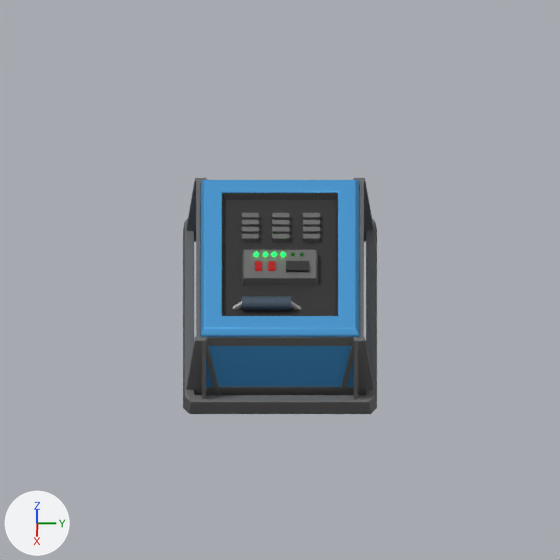
Two versions of the Blender file dev/charger-processor.blend, one commit apart.
One viewpoint serves both versions: the file's camera 'Camera'. The axes (+X, +Y, +Z) are drawn at lower left. The lights are the same throughout.

Names of what the first picture shows: 'base', 'battery', 'bed', 'blink on', 'box', 'button', 'capacitor', 'capacitor hold', 'display', 'display small', 'scaffold'.
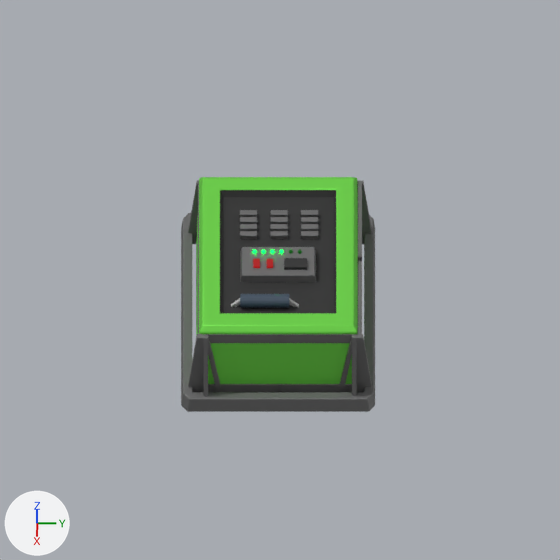
Edits to the bpy script that builds the scene:
```text
Change me_cube:
    where me_cube.from_pydata(...)  # 20 vertices, 16 faces; spans x -0.88..0.88, y -0.88..0.88, z 0.03..0.83
    used by ob_box; location = (0.0, 0.0, 0.0); scale = (1.15, 0.83, 1.0)
    remove me_cube.materials.append(mat_blue)  # blue #4ea5e3
    me_cube part 1: the whole mesh is moved by (-0.03, -0.02, 0.0)
    add me_cube.materials.append(mat_green)  # green #76e34e
Change me_cube_001:
    where me_cube_001.from_pydata(...)  # 24 vertices, 16 faces; spans x -1.04..1.04, y -1.04..1.04, z 0.0..0.14
    used by ob_base; location = (0.0, 0.0, 0.0); scale = (1.16, 0.836, 1.0)
    me_cube_001 part 2: the whole mesh is moved by (-0.03, -0.02, 0.0)
Change me_cube_002:
    where me_cube_002.from_pydata(...)  # 48 vertices, 38 faces; spans x 0.0..1.176, y 0.0..0.853, z 0.0..0.763
    used by ob_scaffold; location = (0.0, 0.0, 0.0)
    me_cube_002 part 3: the whole mesh is moved by (-0.033, -0.016, 0.0)
Change me_cube_004:
    where me_cube_004.from_pydata(...)  # 12 vertices, 10 faces; spans x -1.0..1.0, y -1.0..1.0, z 0.0..1.0
    used by ob_bed; location = (0.0, 0.0, 0.3); scale = (0.781, 0.518, 0.518)
    me_cube_004 part 4: the whole mesh is moved by (-0.04, -0.03, 0.58)
Change me_cube_005:
    where me_cube_005.from_pydata(...)  # 8 vertices, 6 faces; spans x -1.0..1.0, y -1.0..1.0, z -1.0..1.0
    used by ob_display; location = (0.14, 0.0, 0.8); scale = (0.19, 0.341, 0.0437)
    me_cube_005 part 5: the whole mesh is moved by (0.57, -0.05, 18.33)
Change me_cube_006:
    where me_cube_006.from_pydata(...)  # 8 vertices, 6 faces; spans x -0.05..0.05, y -0.0422..0.0171, z 0.0193..0.0548
    used by ob_button; location = (0.18, -0.18, 0.81)
    me_cube_006 part 6: the whole mesh is moved by (0.1437, -0.197, 0.8102)
Change me_sphere:
    where me_sphere.from_pydata(...)  # 26 vertices, 32 faces; spans x -0.02..0.02, y -0.02..0.02, z -0.02..0.02
    used by ob_blink_on; location = (0.03, -0.21, 0.85)
    me_sphere part 7: the whole mesh is moved by (-0.0059, -0.2277, 0.8534)
Change me_cube_009:
    where me_cube_009.from_pydata(...)  # 8 vertices, 6 faces; spans x -1.0..1.0, y -1.0..1.0, z -1.0..1.0
    used by ob_display_small; location = (0.19, 0.16, 0.81); scale = (0.0586, 0.102, 0.0586)
    me_cube_009 part 8: the whole mesh is moved by (2.64, 1.38, 13.89)
Change me_cube_010:
    where me_cube_010.from_pydata(...)  # 8 vertices, 6 faces; spans x -1.0..1.0, y -1.0..1.0, z -1.0..1.0
    used by ob_battery; location = (-0.51, -0.27, 0.78); scale = (0.0291, 0.076, 0.0291)
    me_cube_010 part 9: the whole mesh is moved by (-18.56, -3.71, 26.92)
Change me_cylinder_001:
    where me_cylinder_001.from_pydata(...)  # 32 vertices, 18 faces; spans x -0.02..0.02, y -0.02..0.02, z -0.22..0.22
    used by ob_capacitor; location = (0.62, -0.12, 0.83); rotation_euler = (1.571, 0.0, 0.0), in degrees (90, 0, 0); scale = (3.09, 3.09, 1.0)
    me_cylinder_001 part 10: the whole mesh is moved by (0.19, 0.267, 0.136)
Change ob_bed:
    ob_bed.location: (0.0, 0.0, 0.3) -> (0.0, 0.0, 0.0)
Change ob_display:
    ob_display.location: (0.14, 0.0, 0.8) -> (0.0, 0.0, 0.0)
Change ob_blink_on:
    ob_blink_on.location: (0.03, -0.21, 0.85) -> (0.0, 0.0, 0.0)
Change ob_display_small:
    ob_display_small.location: (0.19, 0.16, 0.81) -> (0.0, 0.0, 0.0)
Change ob_battery:
    ob_battery.location: (-0.51, -0.27, 0.78) -> (0.0, 0.0, 0.0)
Change ob_capacitor:
    ob_capacitor.location: (0.62, -0.12, 0.83) -> (0.0, 0.0, 0.0)
```

Boxes [x1, y1, x2, y2] around the edits, measured in the pictures (560 x 560 px):
'box', recoloured, mesh moved (blue to green): before [200, 180, 360, 387]; after [196, 177, 358, 384]
'bed', moved: before [222, 193, 338, 316]; after [220, 190, 336, 313]
'base', mesh moved: before [183, 219, 377, 414]; after [181, 213, 375, 412]
'scaffold', recoloured, mesh moved: before [186, 178, 374, 399]; after [188, 181, 372, 396]
'display', moved: before [242, 250, 318, 285]; after [240, 247, 316, 282]
'battery', moved: before [242, 213, 320, 242]; after [240, 210, 318, 239]
'capacitor', moved: before [242, 296, 291, 310]; after [240, 294, 289, 308]
'display small', moved: before [286, 261, 309, 272]; after [284, 258, 307, 270]
'button', mesh moved: before [255, 261, 275, 271]; after [253, 259, 273, 268]
'capacitor hold', moved: before [233, 301, 301, 310]; after [231, 298, 299, 307]
'blink on', moved: before [254, 252, 285, 256]; after [252, 249, 284, 254]
